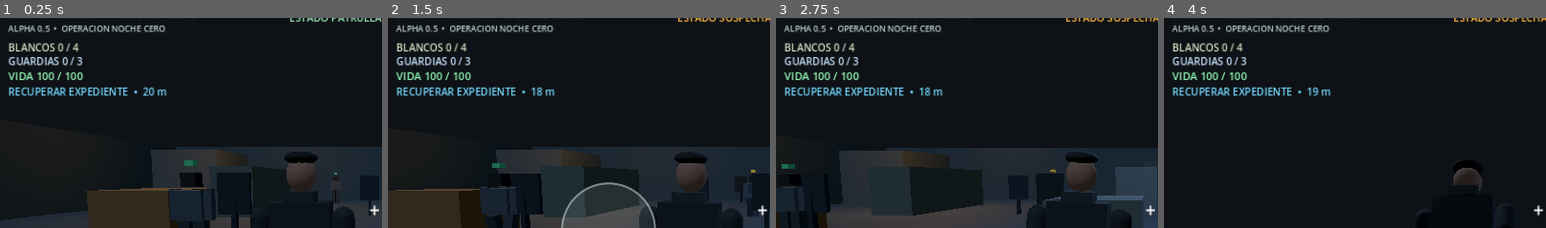
Above: before the commit, frames 1-4 (left to right).
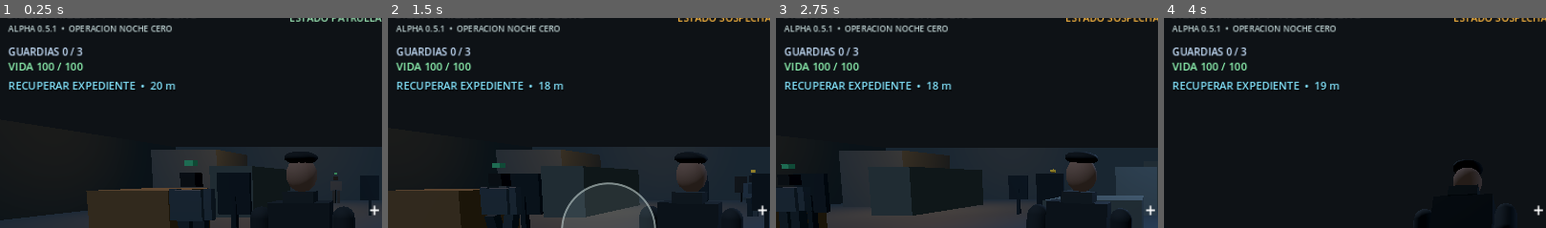
Above: after the commit, the same moments.

Repository: LoloscarPrr/Silent-murder
Game: Godot game, scene res://scenes/main.tscn
Same seed, same stepped clock (60 frames per second), same inputs: the game is played once before the commit and once after it.
Inputs (mouse positions are % of the whole screen's width and height, from its top left):
- Up to frame 1 (0.25 s): no input
- Up to frame 2 (1.5 s): move the mouse to (72, 44) at 0.52 s; hold Right (ui_right) 0.53-1.25 s; click (72, 44) at 0.67 s; drag from (30, 54) to (45, 69) at 1.27 s
- Up to frame 3 (2.75 s): move the mouse to (60, 27) at 2.02 s; hold Right (ui_right) from 2.03 s (still down); click (60, 27) at 2.17 s
- Up to frame 4 (4 s): release Right (ui_right) at 2.75 s; drag from (45, 69) to (20, 34) at 2.77 s; move the mouse to (80, 64) at 3.52 s; hold Left (ui_left) from 3.53 s (still down); click (80, 64) at 3.67 s
The pictures show only the part of the screen within x 1-51%, y 4-54%; the shares and areas given below are measured in that part.

The runs differ from the first frame. In frame 1, 4.8% of the frame differs, in the area x 2-46%, y 3-38%; in frame 2, 4.7%; in frame 3, 4.7%; in frame 4, 4.7%.

Commit message:
feat(0.5.1): paneles legibles, márgenes y HUD limpio en resultados

Diff:
--- a/scripts/mobile_controls.gd
+++ b/scripts/mobile_controls.gd
@@ -1,5 +1,5 @@
 extends CanvasLayer
-## Silent Killer 0.5 — multitouch, objective interaction and mission result screen.
+## Silent Killer 0.5.1 — readable mission HUD and clear terminal result screen.
 ## The HUD buttons are visual only. ScreenTouch.index controls every action:
 ## finger 0 may move, finger 1 look, finger 2 sprint, finger 3 aim/crouch.
 
@@ -11,8 +11,11 @@
 var mission_manager
 var _mission_state := ""
 var _end_overlay: ColorRect
+var _result_panel: Panel
+var _result_kicker: Label
 var _result_title: Label
 var _result_subtitle: Label
+var _result_detail: Label
 var _mission_label: Label
 var _roles: Dictionary = {} # touch index -> "move", "look", "sprint", "aim", "crouch", "info" or "idle"
 var _move_touch := -1
@@ -47,7 +50,7 @@
  _surface.add_child(_joystick_visual)
 
  _status = _label("SILENT KILLER  /  NOCHE CERO", Vector2(26,18), 22)
- var hint := _label("ALPHA 0.5  •  OPERACION NOCHE CERO", Vector2(28,49), 14)
+ var hint := _label("ALPHA 0.5.1  •  OPERACION NOCHE CERO", Vector2(28,49), 14)
  hint.modulate = Color(.75,.83,.83)
  var crosshair := Label.new()
  crosshair.text = "+"
@@ -72,9 +75,10 @@
  _ammo_label.modulate = Color(1.0,.85,.62)
  _training_label = _label("BLANCOS 0 / 4",Vector2(28,79),17)
  _training_label.modulate = Color(.82,.88,.76)
- _guards_label = _label("GUARDIAS 0 / 3",Vector2(28,102),17)
+ _training_label.visible = false  # Training targets remain optional, not mission objectives.
+ _guards_label = _label("GUARDIAS 0 / 3",Vector2(28,86),17)
  _guards_label.modulate = Color(.79,.89,1.0)
- _health_label = _label("VIDA 100 / 100",Vector2(28,126),18)
+ _health_label = _label("VIDA 100 / 100",Vector2(28,110),18)
  _health_label.modulate = Color(.57,.98,.71)
  _alert_label = _label("ESTADO PATRULLA",Vector2.ZERO,17)
  _alert_label.anchor_left = .39
@@ -92,8 +96,11 @@
  _add_button("INTERACTUAR","interact",Vector2(.63,.79))
  _buttons["interact"].visible = false
 
- _mission_label = _label("RECUPERAR EXPEDIENTE",Vector2(28,153),17)
- _mission_label.modulate = Color(.45,.85,1.0)
+ _mission_label = _label("RECUPERAR EXPEDIENTE",Vector2(28,142),18)
+ _mission_label.modulate = Color(.52,.90,1.0)
+ _mission_label.add_theme_color_override("font_shadow_color",Color(.0,.0,.0,.9))
+ _mission_label.add_theme_constant_override("shadow_offset_x",1)
+ _mission_label.add_theme_constant_override("shadow_offset_y",2)
  _make_result_overlay()
 
  if operative != null:
@@ -128,20 +135,39 @@
   return
  var view := _surface.size
  _scale = clampf(minf(view.x / 1280.0,view.y / 720.0),.8,1.45)
+ var card_width := minf(view.x*.77,740.0*_scale)
+ var card_height := minf(view.y*.76,420.0*_scale)
+ var card_origin := Vector2((view.x-card_width)*.5,(view.y-card_height)*.5)
+ if _end_overlay != null:
+  _end_overlay.size = view
+ if _result_panel != null:
+  _result_panel.position = card_origin
+  _result_panel.size = Vector2(card_width,card_height)
+  var side := 30.0*_scale
+  var label_width := card_width-side*2.0
+  _result_kicker.position = Vector2(side,card_height*.085)
+  _result_kicker.size = Vector2(label_width,30.0*_scale)
+  _result_title.position = Vector2(side,card_height*.20)
+  _result_title.size = Vector2(label_width,75.0*_scale)
+  _result_subtitle.position = Vector2(side,card_height*.43)
+  _result_subtitle.size = Vector2(label_width,74.0*_scale)
+  _result_detail.position = Vector2(side,card_height*.63)
+  _result_detail.size = Vector2(label_width,45.0*_scale)
+  _result_kicker.add_theme_font_size_override("font_size",int(14.0*_scale))
+  _result_title.add_theme_font_size_override("font_size",int(32.0*_scale))
+  _result_subtitle.add_theme_font_size_override("font_size",int(19.0*_scale))
+  _result_detail.add_theme_font_size_override("font_size",int(15.0*_scale))
  for action in _buttons:
   var button: Button = _buttons[action]
   var at: Vector2 = button.get_meta("anchor_position")
   var width := (230.0 if action == "restart" else (142.0 if action == "interact" else 108.0)) * _scale
-  var height := (80.0 if action == "restart" else 72.0) * _scale
-  button.position = Vector2(view.x * at.x - width*.5,view.y * at.y - height*.5)
+  var height := (68.0 if action == "restart" else 72.0) * _scale
+  if action == "restart":
+   button.position = Vector2(view.x*.5-width*.5,card_origin.y+card_height*.855-height*.5)
+  else:
+   button.position = Vector2(view.x*at.x-width*.5,view.y*at.y-height*.5)
   button.size = Vector2(width,height)
   button.add_theme_font_size_override("font_size",int(17.0*_scale))
- if _end_overlay != null:
-  _end_overlay.size = view
-  _result_title.position = Vector2(view.x * .5 - 260.0 * _scale,view.y * .34)
-  _result_title.size = Vector2(520.0 * _scale,76.0 * _scale)
-  _result_subtitle.position = Vector2(view.x * .5 - 260.0 * _scale,view.y * .49)
-  _result_subtitle.size = Vector2(520.0 * _scale,80.0 * _scale)
  if _move_touch == -1:
   _joystick_center = Vector2(view.x*.13,view.y*.76)
   _joystick_knob = _joystick_center
@@ -323,28 +349,47 @@
 func _make_result_overlay() -> void:
  _end_overlay = ColorRect.new()
  _end_overlay.name = "MissionResultBackdrop"
- _end_overlay.color = Color(.015,.022,.031,.83)
+ _end_overlay.color = Color(.012,.017,.023,.86)
  _end_overlay.set_anchors_and_offsets_preset(Control.PRESET_FULL_RECT)
  _end_overlay.mouse_filter = Control.MOUSE_FILTER_IGNORE
  _end_overlay.visible = false
  _surface.add_child(_end_overlay)
 
- _result_title = Label.new()
- _result_title.add_theme_font_size_override("font_size",34)
- _result_title.horizontal_alignment = HORIZONTAL_ALIGNMENT_CENTER
- _result_title.mouse_filter = Control.MOUSE_FILTER_IGNORE
- _surface.add_child(_result_title)
-
- _result_subtitle = Label.new()
- _result_subtitle.add_theme_font_size_override("font_size",20)
- _result_subtitle.horizontal_alignment = HORIZONTAL_ALIGNMENT_CENTER
- _result_subtitle.mouse_filter = Control.MOUSE_FILTER_IGNORE
- _surface.add_child(_result_subtitle)
+ _result_panel = Panel.new()
+ _result_panel.name = "ContractResultPanel"
+ _result_panel.mouse_filter = Control.MOUSE_FILTER_IGNORE
+ var panel_style := StyleBoxFlat.new()
+ panel_style.bg_color = Color(.065,.083,.096,.97)
+ panel_style.border_color = Color(.25,.35,.39,.95)
+ panel_style.set_border_width_all(2)
+ panel_style.set_corner_radius_all(16)
+ _result_panel.add_theme_stylebox_override("panel",panel_style)
+ _result_panel.visible = false
+ _surface.add_child(_result_panel)
+
+ _result_kicker = _result_label("OPERACION NOCHE CERO",15)
+ _result_kicker.modulate = Color(.62,.78,.83)
+
+ _result_title = _result_label("",32)
+ _result_subtitle = _result_label("",19)
+ _result_subtitle.autowrap_mode = TextServer.AUTOWRAP_WORD_SMART
+ _result_subtitle.modulate = Color(.93,.96,.95)
+
+ _result_detail = _result_label("",15)
+ _result_detail.modulate = Color(.63,.72,.75)
 
  _add_button("REINTENTAR","restart",Vector2(.5,.72))
  _buttons["restart"].visible = false
- _result_title.visible = false
- _result_subtitle.visible = false
+
+func _result_label(caption: String,font_size: int) -> Label:
+ var label := Label.new()
+ label.text = caption
+ label.horizontal_alignment = HORIZONTAL_ALIGNMENT_CENTER
+ label.vertical_alignment = VERTICAL_ALIGNMENT_CENTER
+ label.mouse_filter = Control.MOUSE_FILTER_IGNORE
+ label.add_theme_font_size_override("font_size",font_size)
+ _result_panel.add_child(label)
+ return label
 
 func show_mission_result(success: bool) -> void:
  if _mission_state != "":
@@ -352,15 +397,14 @@
  _reset_touches()
  _mission_state = "success" if success else "failure"
  _end_overlay.visible = true
- _result_title.visible = true
- _result_subtitle.visible = true
+ _result_panel.visible = true
  _result_title.text = "CONTRATO COMPLETADO" if success else "OPERACION FALLIDA"
- _result_title.modulate = Color(.48,1.0,.65) if success else Color(1.0,.48,.45)
- _result_subtitle.text = "Expediente recuperado. Extraccion confirmada." if success else "El operativo fue neutralizado. Intenta otra ruta."
+ _result_title.modulate = Color(.46,.97,.67) if success else Color(1.0,.43,.43)
+ _result_subtitle.text = "Expediente recuperado. Extraccion confirmada." if success else "Operativo neutralizado. El contrato no fue completado."
+ _result_detail.text = "OBJETIVO: COMPLETADO  /  SALIDA: SEGURA" if success else "VIDA: 0  /  ESTADO: FINALIZADO"
  _buttons["restart"].visible = true
  _buttons["restart"].text = "NUEVA PARTIDA" if success else "REINTENTAR"
  _layout()
-
 func _set_status(message: String) -> void:
  if _status != null:
   _status.text = message
